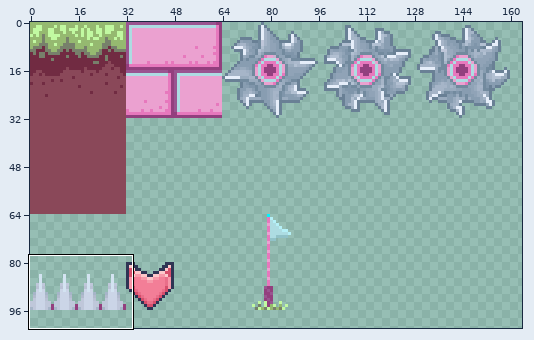
A sprite sheet gets an edit: asset/tileset.png. The picture above shows the old version from afar; the outline marks the close-up.
Close-up. First the earlier version:
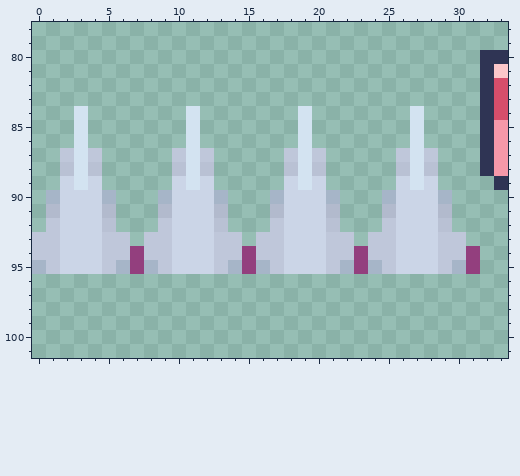
The file is 192x192 pixels. Colours within 5 levels of each other are drawn and written as one. Shown: x 0..33, y 78..101. The wide view leaves out empty margins.
After:
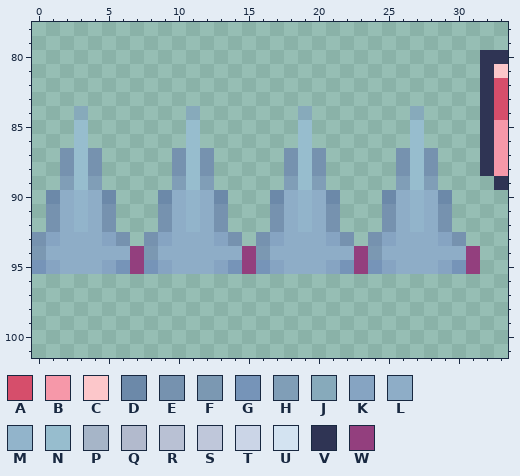
Palette (. is transparent): A #d64e6b  B #f698a9  C #fcc7ca  D #6c89a9  E #7692af  F #7b98b2  G #7694b8  H #809eb7  J #87aabb  K #86a4c2  L #8eadc7  M #92b4cb  N #97bdce  P #a6b5c8  Q #b2bacd  R #b9c1d4  S #bfc7da  T #cbd5e7  U #d3e3f1  V #2f3454  W #933f7e
Diff:
y 84: x 3 U -> J; x 11 U -> J; x 19 U -> J; x 27 U -> J
y 85..86: x 3 U -> N; x 11 U -> N; x 19 U -> N; x 27 U -> N
y 87: x 2..4 SUS -> ENE; x 10..12 SUS -> ENE; x 18..20 SUS -> ENE; x 26..28 SUS -> ENE
y 88: x 2..4 RUR -> ENE; x 10..12 RUR -> ENE; x 18..20 RUR -> ENE; x 26..28 RUR -> ENE
y 89: x 2..4 TUT -> HNH; x 10..12 TUT -> HNH; x 18..20 TUT -> HNH; x 26..28 TUT -> HNH
y 90: x 1..5 PTTTP -> DLMLD; x 9..13 PTTTP -> DLMLD; x 17..21 PTTTP -> DLMLD; x 25..29 PTTTP -> DLMLD
y 91: x 1..5 QTTTQ -> ELMLE; x 9..13 QTTTQ -> ELMLE; x 17..21 QTTTQ -> ELMLE; x 25..29 QTTTQ -> ELMLE
y 92: x 1..5 STTTR -> ELMLE; x 9..13 STTTR -> ELMLE; x 17..21 STTTR -> ELMLE; x 25..29 STTTR -> ELMLE
y 93: x 0..6 SSTTTSS -> EKLLLKE; x 8..14 SSTTTSS -> EKLLLKE; x 16..22 SSTTTSS -> EKLLLKE; x 24..30 SSTTTSS -> EKLLLKE
y 94: x 0..6 SSTTTSS -> FLLLLLL; x 8..14 SSTTTSS -> FLLLLLL; x 16..22 SSTTTSS -> FLLLLLL; x 24..30 SSTTTSS -> FLLLLLL
y 95: x 0..6 PSTTTSP -> GKLLLKG; x 8..14 PSTTTSP -> GKLLLKG; x 16..22 PSTTTSP -> GKLLLKG; x 24..30 PSTTTSP -> GKLLLKG
Pixel boxes of the changes (left, top, right, bottom) in both close-ups:
changed: (32, 106, 466, 274)
